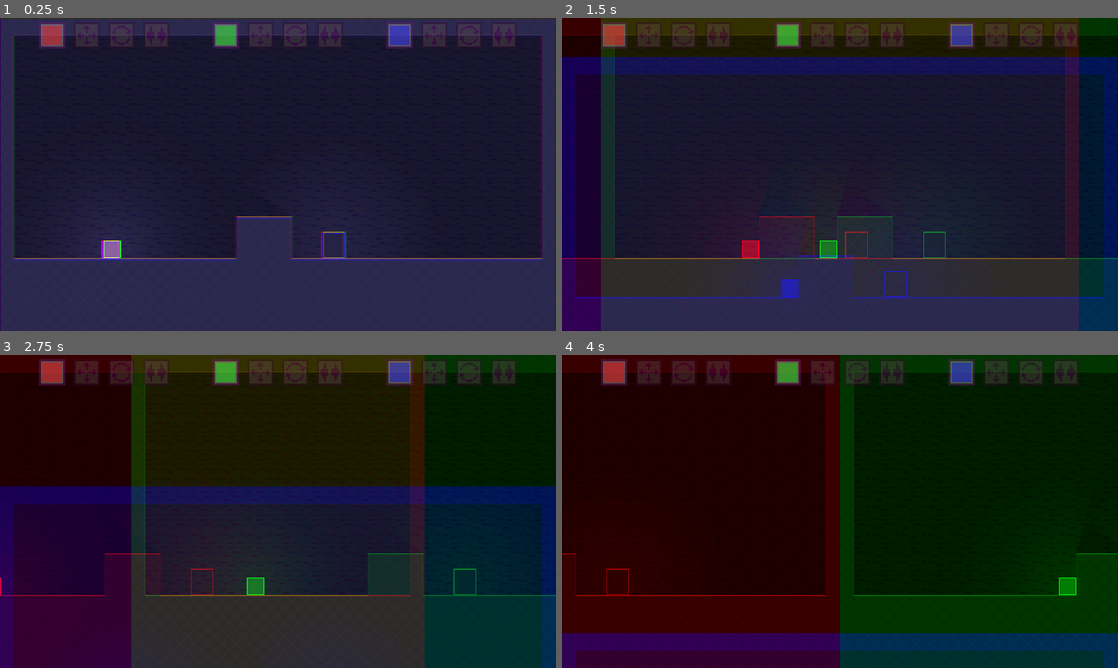
Above: before the commit, frames 1-4 (two rows, left to right).
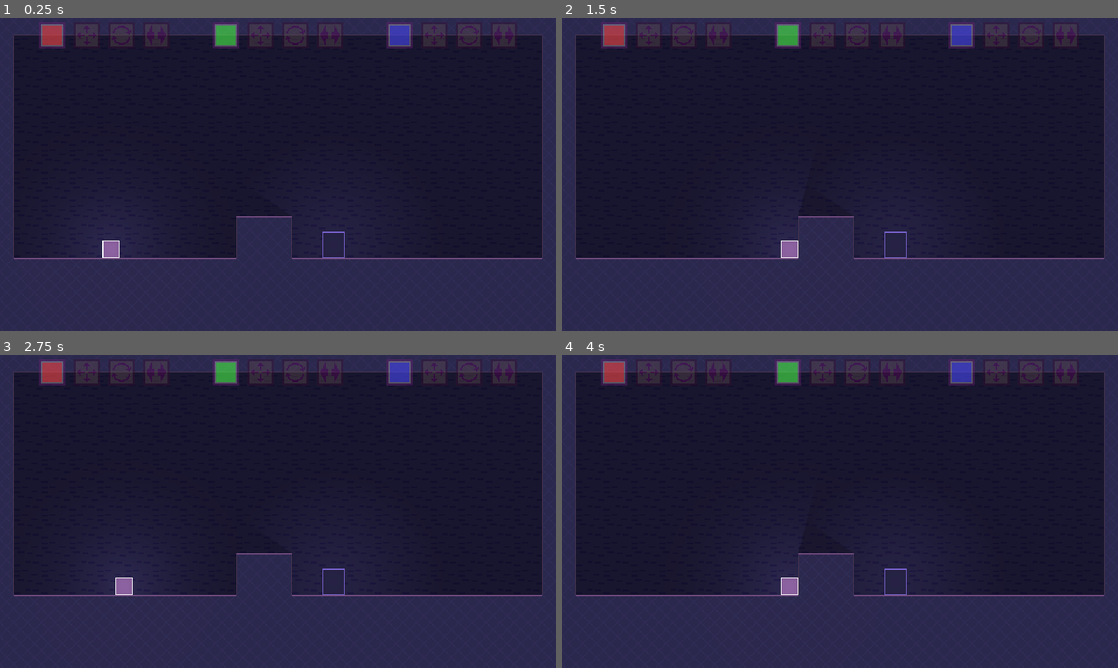
Above: after the commit, the same moments.

Repository: robotmaster/game-off-2026
Game: Godot game, scene res://scenes/rooms/intro.tscn
Two runs of this game, one before a commit and one after it. Both use one fixed random seed, a clock stepped at 60 frames per second and the inputs below.
Inputs:
- Up to frame 1 (0.25 s): no input
- Up to frame 2 (1.5 s): hold Right (right) from 0.53 s (still down); tap X (switch_edit) at 0.6 s; tap B (revert_jump) at 0.77, 1.07 s; tap Z (toggle_play) at 0.8, 1.35 s
- Up to frame 3 (2.75 s): tap B (revert_jump) at 1.52, 1.55, 1.82, 2.1 s; release Right (right) at 2.03 s; hold Left (left) from 2.03 s (still down); tap X (switch_edit) at 2.3 s
- Up to frame 4 (4 s): release Left (left) at 2.78 s; hold Right (right) from 2.78 s (still down); tap Shift (move_slow) at 2.85 s; tap B (revert_jump) at 3.02, 3.32, 3.77, 3.8 s; tap Z (toggle_play) at 3.05 s; tap X (switch_edit) at 3.6 s

The runs differ from the first frame. In frame 1, 1.9% of the frame differs, in the area x 0-100%, y 0-100%; in frame 2, 33%; in frame 3, 78%; in frame 4, 100%.

Commit message:
added level transition

Diff:
--- a/game-off-2026/scenes/dont_touch/exit.tscn
+++ b/game-off-2026/scenes/dont_touch/exit.tscn
@@ -12,7 +12,7 @@
 "
 
 [sub_resource type="RectangleShape2D" id="RectangleShape2D_apwu6"]
-size = Vector2(26, 30)
+size = Vector2(26, 1)
 
 [sub_resource type="Gradient" id="Gradient_l0aq0"]
 colors = PackedColorArray(1, 1, 1, 1, 0, 0, 0, 1)
@@ -31,7 +31,7 @@
 offset = Vector2(0, -15)
 
 [node name="Area2D" type="CollisionShape2D" parent="." unique_id=1261109021]
-position = Vector2(0, -15)
+position = Vector2(0, -0.5)
 shape = SubResource("RectangleShape2D_apwu6")
 
 [node name="PointLight2D" type="PointLight2D" parent="." unique_id=1187291696]
--- a/game-off-2026/scripts/player.gd
+++ b/game-off-2026/scripts/player.gd
@@ -32,6 +32,22 @@
 
 var saved_jumps : Array[Dictionary]
 
+func _revert_jump() -> void:
+	var saved_info : Dictionary = saved_jumps.pop_back()
+	%JumpBoostingTimer.stop()
+	%JumpBufferTimer.stop()
+	%CoyoteTimer.stop()
+	global_position = saved_info["player_pos"]
+	Room.color_1_parent.global_position = saved_info["red_info"]["pos"]
+	Room.color_1_parent.global_rotation = saved_info["red_info"]["rot"]
+	Room.color_1_parent.global_scale = saved_info["red_info"]["scale"]
+	Room.color_2_parent.global_position = saved_info["green_info"]["pos"]
+	Room.color_2_parent.global_rotation = saved_info["green_info"]["rot"]
+	Room.color_2_parent.global_scale = saved_info["green_info"]["scale"]
+	Room.color_3_parent.global_position = saved_info["blue_info"]["pos"]
+	Room.color_3_parent.global_rotation = saved_info["blue_info"]["rot"]
+	Room.color_3_parent.global_scale = saved_info["blue_info"]["scale"]
+
 func _physics_process(delta: float) -> void:
 	$PointLight2D.visible = true
 	if Room.is_editing:
@@ -39,21 +55,11 @@
 	else:
 		$PointLight2D.energy = PLAYING_LIGHT_ENERGY
 
+	if VisualTools.transitioning:
+		return
+
 	if Input.is_action_just_pressed("revert_jump") and not Room.is_editing and len(saved_jumps) > 0:
-		var saved_info : Dictionary = saved_jumps.pop_back()
-		%JumpBoostingTimer.stop()
-		%JumpBufferTimer.stop()
-		%CoyoteTimer.stop()
-		global_position = saved_info["player_pos"]
-		Room.color_1_parent.global_position = saved_info["red_info"]["pos"]
-		Room.color_1_parent.global_rotation = saved_info["red_info"]["rot"]
-		Room.color_1_parent.global_scale = saved_info["red_info"]["scale"]
-		Room.color_2_parent.global_position = saved_info["green_info"]["pos"]
-		Room.color_2_parent.global_rotation = saved_info["green_info"]["rot"]
-		Room.color_2_parent.global_scale = saved_info["green_info"]["scale"]
-		Room.color_3_parent.global_position = saved_info["blue_info"]["pos"]
-		Room.color_3_parent.global_rotation = saved_info["blue_info"]["rot"]
-		Room.color_3_parent.global_scale = saved_info["blue_info"]["scale"]
+		VisualTools.start_out_transition(true, _revert_jump)
 		return
 
 
--- a/game-off-2026/scripts/polygon_parent.gd
+++ b/game-off-2026/scripts/polygon_parent.gd
@@ -20,6 +20,8 @@
 	_center_polygon_on_centroid()
 
 func _move_polygon(delta: float) -> void:
+	if VisualTools.transitioning:
+		return
 	if Room.allowed_polygon_transforms[Room.transform_editing_index]["transform"] == Room.PolygonTransforms.Translate:
 		if Input.is_action_pressed("move_slow"):
 			global_position += Input.get_vector("left", "right", "up", "down") * delta * POLYGON_MOVE_SPEED * SLOW_MOVE_MULT
--- a/game-off-2026/scripts/room.gd
+++ b/game-off-2026/scripts/room.gd
@@ -28,19 +28,19 @@
 func _physics_process(_delta: float) -> void:
 	%PolygonMoveAreas.update_allowed_transforms()
 
-	if Input.is_action_just_pressed("toggle_play"):
+	if Input.is_action_just_pressed("toggle_play") and not VisualTools.transitioning:
 		if is_editing or (not $Player.is_locked and len(allowed_polygon_transforms) > 0):
 			toggle_editing()
 
 	%PolygonMoveAreas.update_polygon_lights()
 
-	if Input.is_action_just_pressed("switch_edit") and is_editing:
+	if Input.is_action_just_pressed("switch_edit") and is_editing and not VisualTools.transitioning:
 		transform_editing_index += 1
 
 	if transform_editing_index >= len(allowed_polygon_transforms):
 		transform_editing_index = 0
 
-	if Input.is_action_just_pressed("reset"):
+	if Input.is_action_just_pressed("reset") and not VisualTools.transitioning:
 		reset_room()
 
 	%IntersectionArea.do_polygon_collisions()
@@ -65,7 +65,13 @@
 	is_editing = not is_editing
 
 func reset_room() -> void:
+	VisualTools.start_out_transition(true, _reset_room)
+
+func _reset_room() -> void:
 	get_tree().reload_current_scene()
 
 func go_to_next_room() -> void:
-	get_tree().change_scene_to_file(LevelManager.next_room())
+	VisualTools.start_out_transition(true, _go_to_next_room.bind(LevelManager.next_room()))
+
+func _go_to_next_room(room : String) -> void:
+	get_tree().change_scene_to_file(room)
--- a/game-off-2026/shaders/transition.gdshader
+++ b/game-off-2026/shaders/transition.gdshader
@@ -6,9 +6,9 @@
 uniform float time;
 
 void fragment() {
-	float converted_offset = pow(time, 2) * 20.0;
+	float converted_offset = time;
 
-	vec2 pos = SCREEN_UV + vec2(converted_offset, 0) * SCREEN_PIXEL_SIZE;
+	vec2 pos = SCREEN_UV + vec2(converted_offset, 0);
 	vec4 left_color;
 	if (pos.x < 0.0 || pos.x > 1.0 || pos.y < 0.0 || pos.y > 1.0) {
 		left_color = vec4(0, 0, 0, 0);
@@ -17,7 +17,7 @@
 		left_color = textureLod(screen_texture, pos, 0.0);
 	}
 
-	pos = SCREEN_UV - vec2(converted_offset, 0) * SCREEN_PIXEL_SIZE;
+	pos = SCREEN_UV - vec2(converted_offset, 0);
 	vec4 right_color;
 	if (pos.x < 0.0 || pos.x > 1.0 || pos.y < 0.0 || pos.y > 1.0) {
 		right_color = vec4(0, 0, 0, 0);
@@ -26,7 +26,7 @@
 		right_color = textureLod(screen_texture, pos, 0.0);
 	}
 
-	pos = SCREEN_UV - vec2(0, converted_offset) * SCREEN_PIXEL_SIZE;
+	pos = SCREEN_UV - vec2(0, converted_offset);
 	vec4 bottom_color;
 	if (pos.x < 0.0 || pos.x > 1.0 || pos.y < 0.0 || pos.y > 1.0) {
 		bottom_color = vec4(0, 0, 0, 0);
--- a/game-off-2026/visual_tools.gd
+++ b/game-off-2026/visual_tools.gd
@@ -7,6 +7,14 @@
 var transition_effect : ColorRect
 
 var transition_timer := 0.0
+
+var transitioning_out := true
+var transitioning := false
+
+var automatically_start_in_transition := false
+var to_run_on_transition : Callable
+
+const TRANSITION_WAIT_TIME = 0.2
 
 func _ready() -> void:
 	process_physics_priority = -1000
@@ -35,17 +43,22 @@
 
 
 	transition_effect = ColorRect.new()
-	transition_effect.position = -viewport_size / 2
+	#transition_effect.position = -viewport_size / 2
+	transition_effect.position = Vector2(0, 0)
 	transition_effect.size = viewport_size
 	transition_effect.material = transition_shader
 	transition_effect.z_index = 2000
 
-	var transition_back_buffer_copy := BackBufferCopy.new()
-	transition_back_buffer_copy.z_index = 2000
-	transition_back_buffer_copy.copy_mode = BackBufferCopy.COPY_MODE_VIEWPORT
+	#var transition_back_buffer_copy := BackBufferCopy.new()
+	#transition_back_buffer_copy.z_index = 2000
+	#transition_back_buffer_copy.copy_mode = BackBufferCopy.COPY_MODE_VIEWPORT
 
-	transition_back_buffer_copy.add_child(transition_effect)
-	get_node("/root").add_child.call_deferred(transition_back_buffer_copy)
+	#transition_back_buffer_copy.add_child(transition_effect)
+	var new_canvas_layer := CanvasLayer.new()
+	new_canvas_layer.layer = 1000
+
+	new_canvas_layer.add_child(transition_effect)
+	get_node("/root").add_child.call_deferred(new_canvas_layer)
 
 func _physics_process(delta: float) -> void:
 	polygons_to_draw = []
@@ -60,8 +73,7 @@
 	)
 
 func _process(delta: float) -> void:
-	transition_timer += delta
-	transition_effect.material.set_shader_parameter("time", transition_timer)
+	_handle_transitioning(delta)
 
 	var polygon_edges : PackedVector4Array = []
 
@@ -89,3 +101,39 @@
 
 
 	color_rect.material.set_shader_parameter("polygon_edges", texture)
+
+func _handle_transitioning(delta: float) -> void:
+	transition_timer += delta
+
+	var converted_time : float
+	if transitioning_out:
+		converted_time = transition_timer ** 3 * 1.4
+	else:
+		converted_time = (0.8939 - transition_timer) ** 3 * 1.4
+
+	if transition_timer > 0.8939 + TRANSITION_WAIT_TIME and automatically_start_in_transition:
+		start_in_transition()
+
+	if transition_timer > 0.8939 and transitioning:
+		transitioning = false
+		if transitioning_out and to_run_on_transition.is_valid():
+			to_run_on_transition.call()
+
+	if transitioning or automatically_start_in_transition:
+		transition_effect.material.set_shader_parameter("time", converted_time)
+	else:
+		transition_effect.material.set_shader_parameter("time", 0)
+
+func start_out_transition(start_in_transition: bool, to_run: Callable = Callable()) -> void:
+	transitioning_out = true
+	transitioning = true
+	transition_timer = 0
+
+	automatically_start_in_transition = start_in_transition
+	to_run_on_transition = to_run
+
+func start_in_transition() -> void:
+	transitioning_out = false
+	transitioning = true
+	transition_timer = 0
+	automatically_start_in_transition = false
